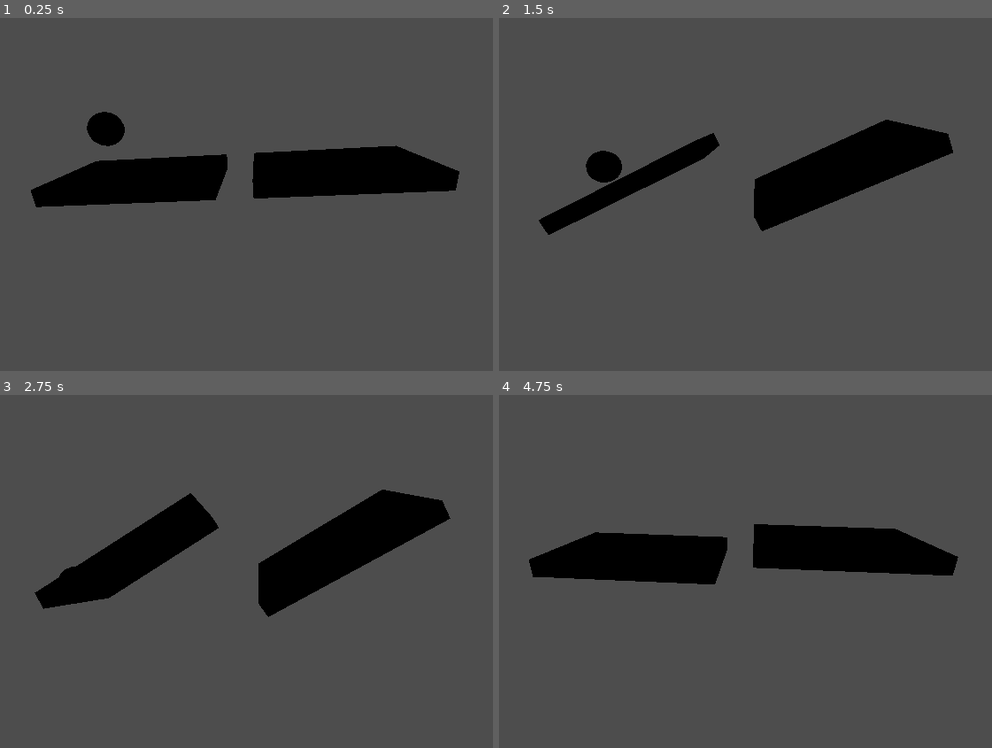
Above: before the commit, frames 1-4 (two rows, left to right).
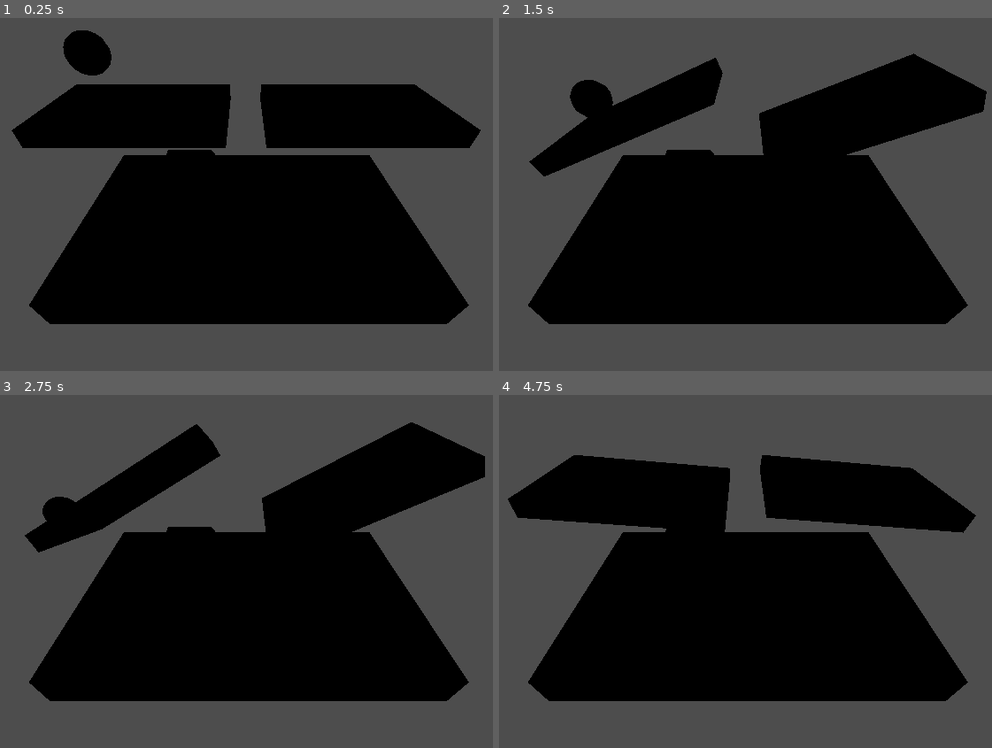
Above: after the commit, the same moments.

Repository: abhinavk0714/csce552-3d-game
Game: Godot game, scene res://test_world.tscn
The game is run twice, just before and just after one commit, with the same random seed, the same clock (stepped at 60 frames per second) and the same inputs.
Inputs:
- Up to frame 1 (0.25 s): no input
- Up to frame 2 (1.5 s): hold Right (ui_right) 0.53-1.28 s; hold Down (ui_down) from 1.28 s (still down)
- Up to frame 3 (2.75 s): release Down (ui_down) at 2.03 s; hold Right (ui_right) from 2.03 s (still down)
- Up to frame 4 (4.75 s): release Right (ui_right) at 2.78 s; hold Up (ui_up) 2.78-3.53 s; hold Left (ui_left) from 3.53 s (still down)

The runs differ from the first frame. In frame 1, 46% of the frame differs, in the area x 2-98%, y 3-87%; in frame 2, 44%; in frame 3, 43%; in frame 4, 46%.

Commit message:
added spring and static platform

Diff:
--- /dev/null
+++ b/spring.gd
@@ -0,0 +1,10 @@
+extends AnimatableBody3D
+
+@export var launch_force: float = 10.0 # This is wonky -> feel free to play around with the exact value
+
+func _ready():
+	$Area3D.body_entered.connect(_on_body_entered)
+
+func _on_body_entered(body):
+	if body is RigidBody3D:
+		body.apply_central_impulse(Vector3.UP * launch_force)
--- /dev/null
+++ b/spring.tscn
@@ -0,0 +1,26 @@
+[gd_scene load_steps=5 format=3 uid="uid://d2rxu3qyjw74x"]
+
+[ext_resource type="Script" uid="uid://bl4wk14am37t" path="res://spring.gd" id="1_boyml"]
+[ext_resource type="ArrayMesh" uid="uid://4ek2ytp88nti" path="res://TempSpring.obj" id="1_ka4py"]
+
+[sub_resource type="BoxShape3D" id="BoxShape3D_boyml"]
+size = Vector3(1, 0.5, 1)
+
+[sub_resource type="BoxShape3D" id="BoxShape3D_ka4py"]
+size = Vector3(2, 1, 2)
+
+[node name="Spring" type="AnimatableBody3D"]
+script = ExtResource("1_boyml")
+
+[node name="MeshInstance3D" type="MeshInstance3D" parent="."]
+mesh = ExtResource("1_ka4py")
+
+[node name="CollisionShape3D" type="CollisionShape3D" parent="."]
+transform = Transform3D(1, 0, 0, 0, 1, 0, 0, 0, 1, 0, -0.25, 0)
+shape = SubResource("BoxShape3D_boyml")
+
+[node name="Area3D" type="Area3D" parent="."]
+
+[node name="CollisionShape3D" type="CollisionShape3D" parent="Area3D"]
+transform = Transform3D(1, 0, 0, 0, 1, 0, 0, 0, 1, 0, 0.52323854, 0)
+shape = SubResource("BoxShape3D_ka4py")
--- /dev/null
+++ b/static_platform.tscn
@@ -0,0 +1,15 @@
+[gd_scene load_steps=3 format=3 uid="uid://beyd4vgb20cfv"]
+
+[ext_resource type="ArrayMesh" uid="uid://csnkg67m3yoco" path="res://TestPlatform.obj" id="1_o81e6"]
+
+[sub_resource type="BoxShape3D" id="BoxShape3D_jm10p"]
+size = Vector3(10, 1, 6)
+
+[node name="StaticPlatform" type="StaticBody3D"]
+
+[node name="CollisionShape3D" type="CollisionShape3D" parent="."]
+transform = Transform3D(1, 0, 0, 0, 1, 0, 0, 0, 1, 0, 0.5, 0)
+shape = SubResource("BoxShape3D_jm10p")
+
+[node name="MeshInstance3D" type="MeshInstance3D" parent="."]
+mesh = ExtResource("1_o81e6")
--- a/test_world.tscn
+++ b/test_world.tscn
@@ -1,13 +1,15 @@
-[gd_scene load_steps=4 format=3 uid="uid://b567jf4vr1whv"]
+[gd_scene load_steps=6 format=3 uid="uid://b567jf4vr1whv"]
 
 [ext_resource type="PackedScene" uid="uid://i765m3evv58v" path="res://uniaxial_platform.tscn" id="1_dxppu"]
 [ext_resource type="PackedScene" uid="uid://bhw5cbdm1ce6" path="res://biaxial_platform.tscn" id="2_gy3sr"]
 [ext_resource type="PackedScene" uid="uid://38yglc2vup1v" path="res://ball.tscn" id="3_1lwx6"]
+[ext_resource type="PackedScene" uid="uid://d2rxu3qyjw74x" path="res://spring.tscn" id="4_dsnr4"]
+[ext_resource type="PackedScene" uid="uid://beyd4vgb20cfv" path="res://static_platform.tscn" id="4_lf0gk"]
 
 [node name="test_world" type="Node3D"]
 
 [node name="Camera3D" type="Camera3D" parent="."]
-transform = Transform3D(0.9967265, 0.045794077, 0.06662761, -0.063828945, 0.95153004, 0.30085963, -0.049620584, -0.30412754, 0.9513382, 0.45247746, 5.3842053, 9.427402)
+transform = Transform3D(1, 0, 0, 0, 0.7815858, 0.6237978, 0, -0.6237978, 0.7815858, -1.1134114, 7.0328975, 7.713152)
 
 [node name="Ball" parent="." instance=ExtResource("3_1lwx6")]
 transform = Transform3D(1, 0, 0, 0, 1, 0, 0, 0, 1, -8.630741, 4, -5.6505127)
@@ -15,5 +17,11 @@
 [node name="BiaxialPlatform" parent="." instance=ExtResource("2_gy3sr")]
 transform = Transform3D(1, 0, 0, 0, 1, 0, 0, 0, 1, -7, 0, -6)
 
+[node name="StaticPlatform" parent="." instance=ExtResource("4_lf0gk")]
+transform = Transform3D(1, 0, 0, 0, 1, 0, 0, 0, 1, -1, 0, 2)
+
+[node name="Spring" parent="StaticPlatform" instance=ExtResource("4_dsnr4")]
+transform = Transform3D(1, 0, 0, 0, 1, 0, 0, 0, 1, -2.2591686, 1, -1.9870877)
+
 [node name="UniaxialPlatform" parent="." instance=ExtResource("1_dxppu")]
 transform = Transform3D(1, 0, 0, 0, 1, 0, 0, 0, 1, 5, 0, -6)
Not shown, added: TempSpring.obj
Not shown, added: TempSpring.obj.import
Not shown, added: spring.gd.uid
